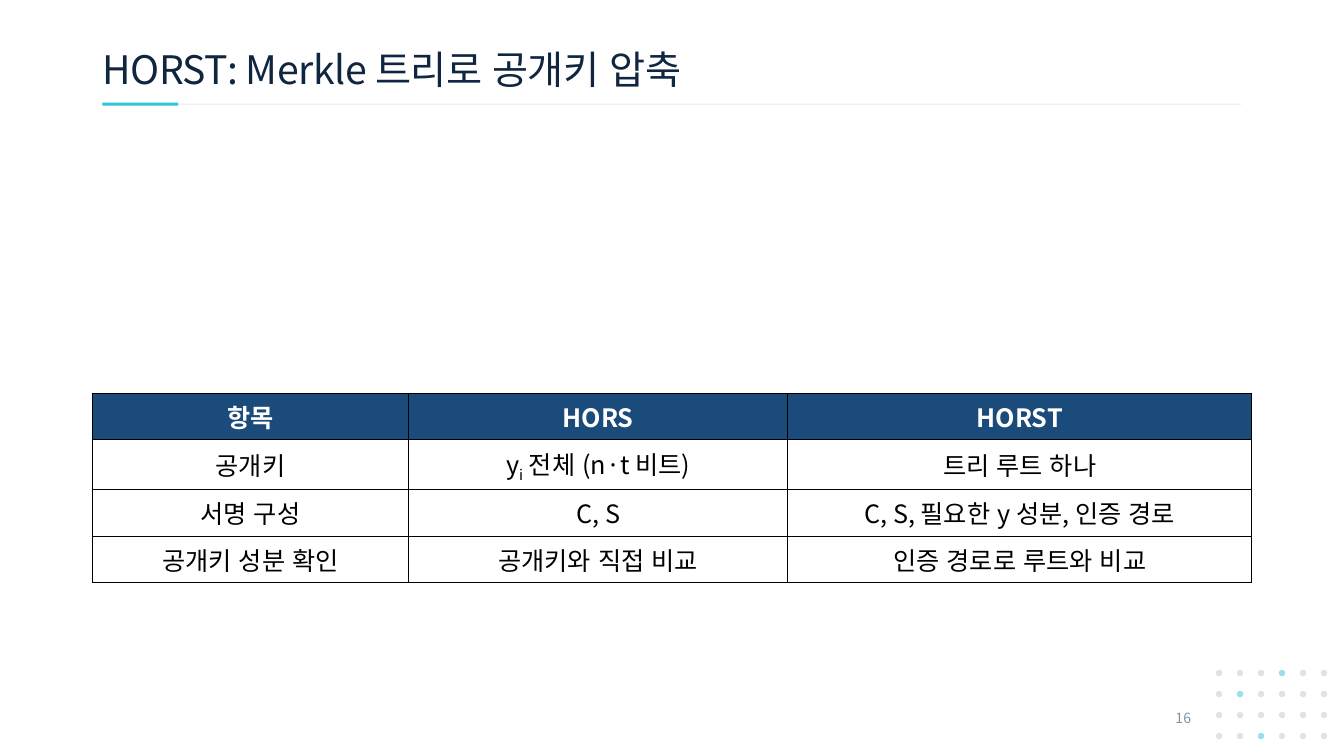
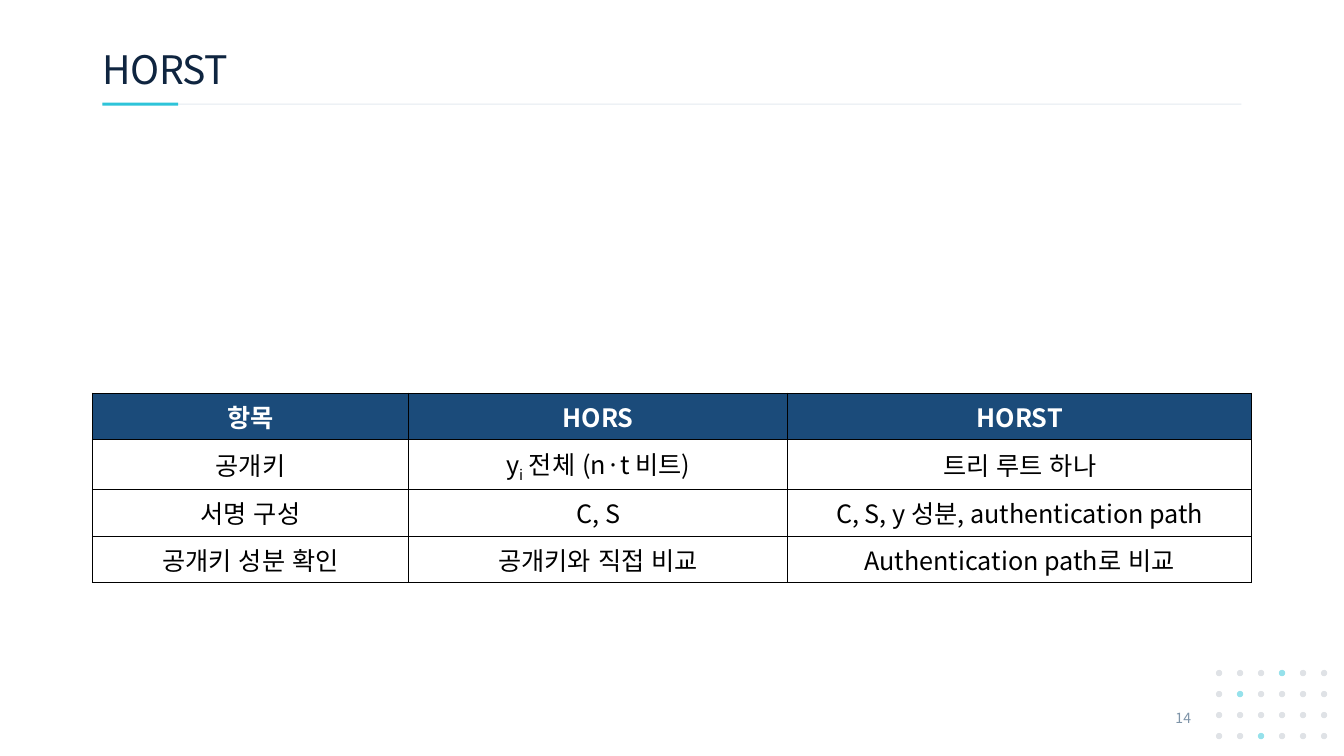
Before and after one commit to giyuubin/PQC, a slide deck: slide 14 of presentation/1007_18_SPHINCS-FTS-and-Virtual-Hypertree.pptx (slide 16 before the commit). Drawn at 1344x756 pixels with LibreOffice and Linux fonts; fonts in the diff are those of the drawing; grey boxes stand for pictures. Boxes give left, top, right and bottom in pixels: in the first picture for what was removed or moved away, otherwise in the second. Text is boxed around its words. In the diff, an @@ line names an element or a change of style, - is before the commit and + after.

```diff
--- a/presentation/1007_18_SPHINCS-FTS-and-Virtual-Hypertree.pptx
+++ b/presentation/1007_18_SPHINCS-FTS-and-Virtual-Hypertree.pptx
@@ title at <box>102,54,228,85</box>: text changed @@
-HORST: Merkle 트리로 공개키 압축
+HORST
@@ table at <box>93,393,1252,580</box> @@
-row 3, column 3: C, S, 필요한 y 성분, 인증 경로
+row 3, column 3: C, S, y 성분, authentication path
-row 4, column 3: 인증 경로로 루트와 비교
+row 4, column 3: Authentication path로 비교
@@ page number at <box>1175,713,1191,723</box>: text changed @@
-16
+14
```
Also in this commit, not shown: 21 other slides changed, 3 slides added, 8 slides removed.
